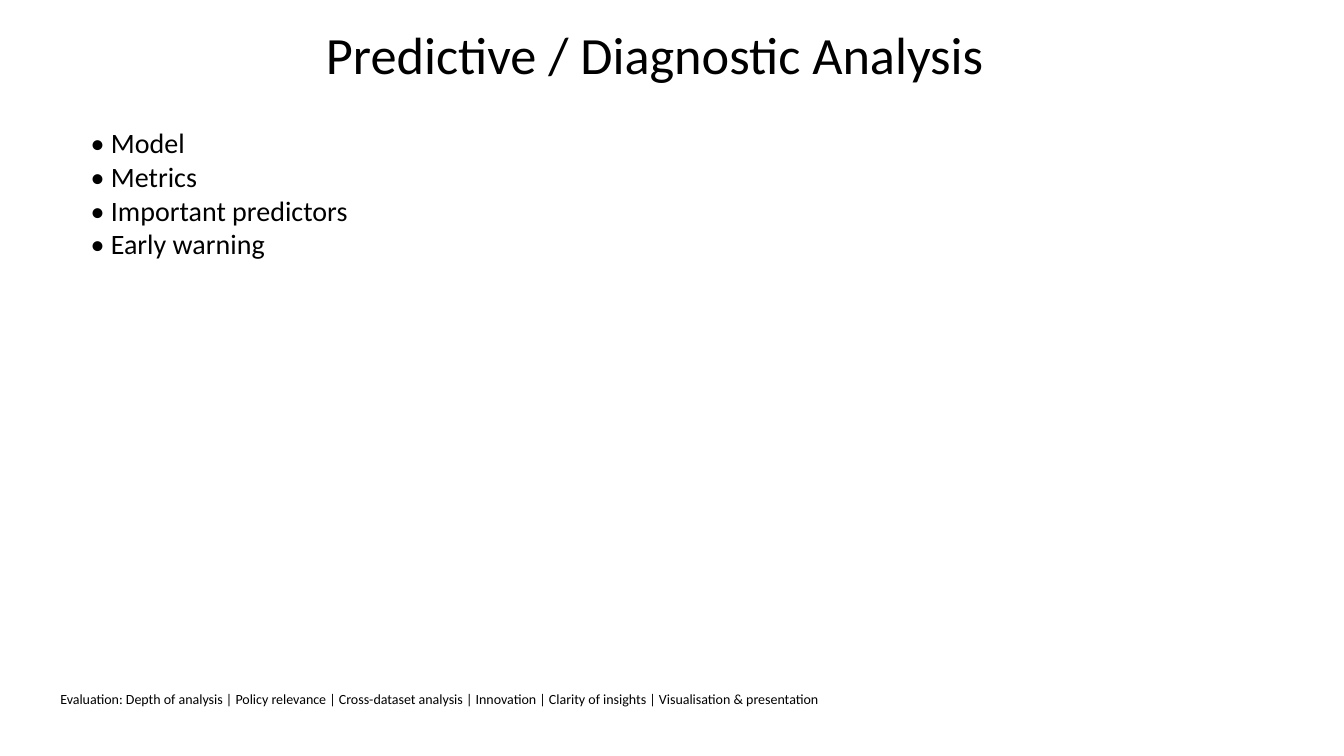
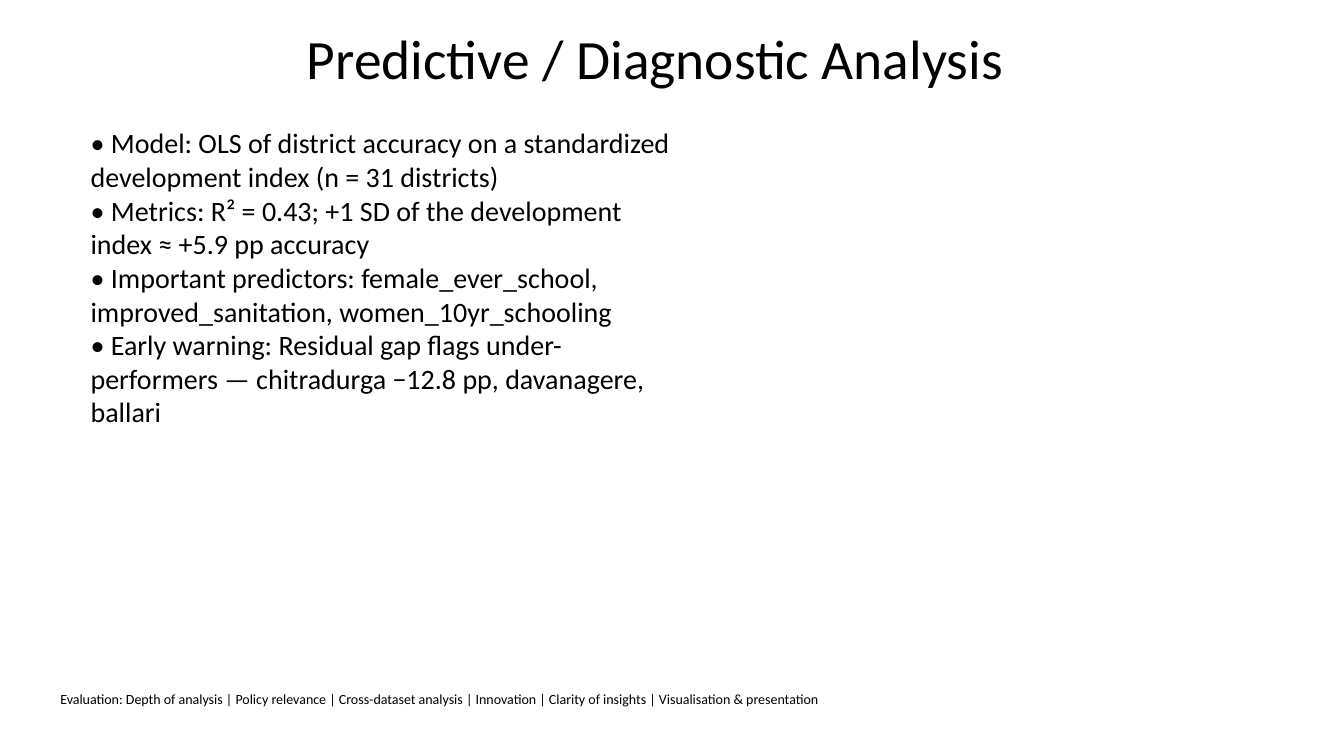
Before and after one commit to shreyassks/EduMiners, a slide deck: slide 7 of slides.pptx. Drawn at 1344x756 pixels with LibreOffice and Linux fonts; fonts in the diff are those of the drawing. Boxes give left, top, right and bottom in pixels: in the first picture for what was removed or moved away, otherwise in the second. Text is boxed around its words. In the diff, an @@ line names an element or a change of style, - is before the commit and + after.

```diff
--- a/slides.pptx
+++ b/slides.pptx
@@ title "Predictive / Diagnostic Analysis" at box(307, 40, 1003, 89): size 37.4 to 39.6 pt; line spacing 0.8 to 1 @@
@@ text at box(91, 133, 670, 423): text changed @@
-• Model
-• Metrics
-• Important predictors
-• Early warning
+• Model: OLS of district accuracy on a standardized development index (n = 31 districts)
+• Metrics: R² = 0.43; +1 SD of the development index ≈ +5.9 pp accuracy
+• Important predictors: female_ever_school, improved_sanitation, women_10yr_schooling
+• Early warning: Residual gap flags under-performers — chitradurga −12.8 pp, davanagere, ballari
```
Also in this commit, not shown: 10 other slides changed, 25 other files.
